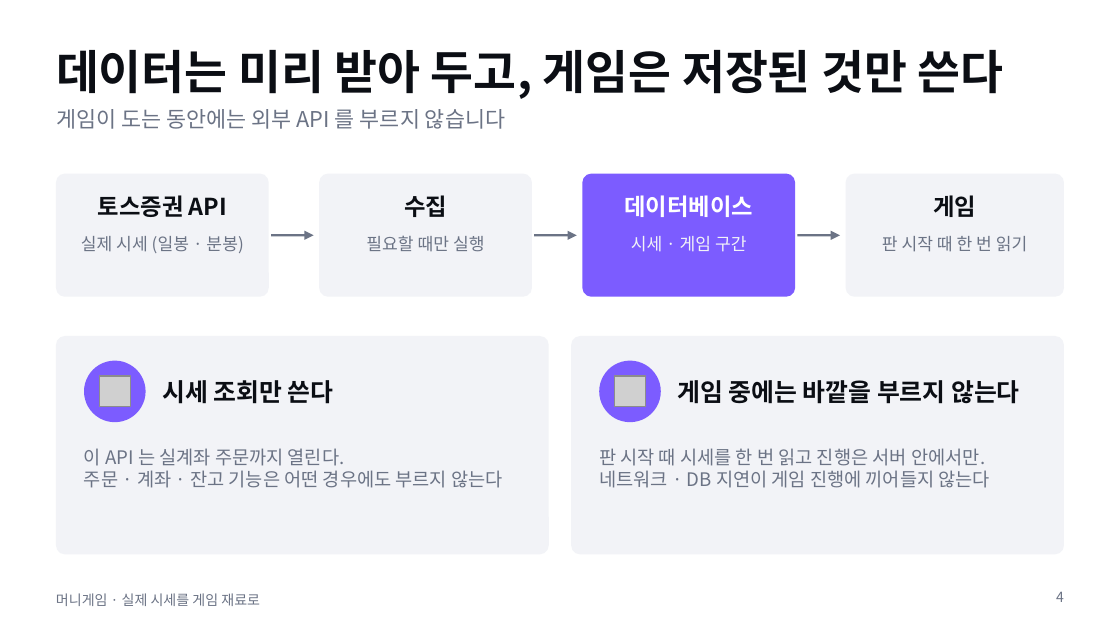
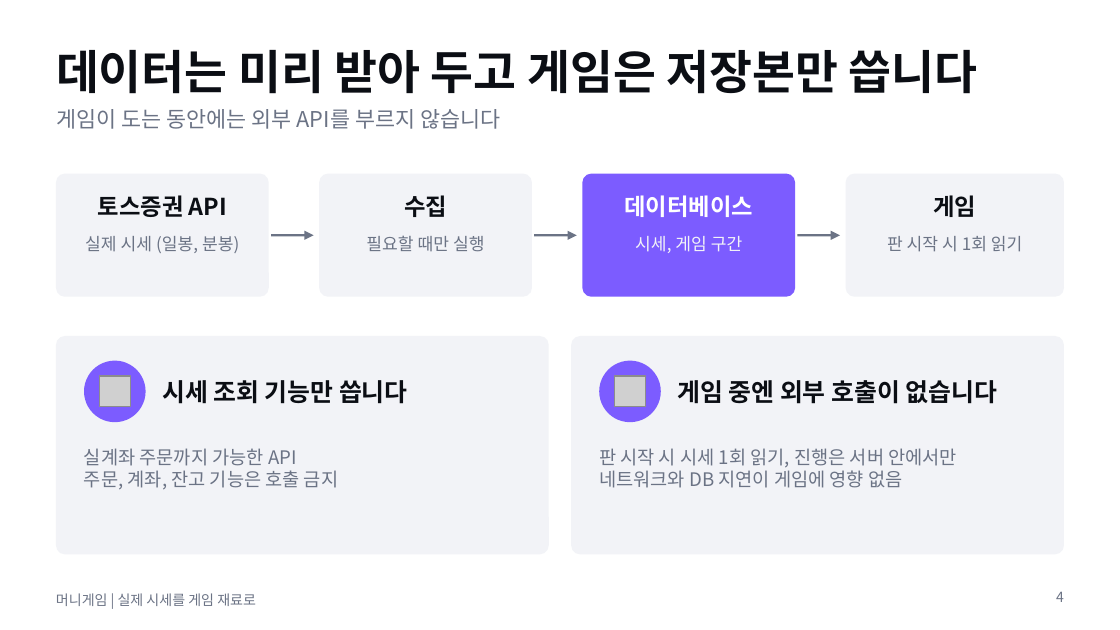
Before and after one commit to mth1108/money_game, a slide deck: slide 4 of presentations/01-data/moneygame-progress.pptx. Drawn at 1120x630 pixels with LibreOffice and Linux fonts; fonts in the diff are those of the drawing; grey boxes stand for pictures. Boxes give left, top, right and bottom in pixels: in the first picture for what was removed or moved away, otherwise in the second. Text is boxed around its words. In the diff, an @@ line names an element or a change of style, - is before the commit and + after.

```diff
--- a/presentations/01-data/moneygame-progress.pptx
+++ b/presentations/01-data/moneygame-progress.pptx
@@ title at (56,50,978,94): text changed @@
-데이터는 미리 받아 두고, 게임은 저장된 것만 쓴다
+데이터는 미리 받아 두고 게임은 저장본만 씁니다
@@ text at (56,109,500,129): spaces changed @@
-게임이 도는 동안에는 외부 API 를 부르지 않습니다
+게임이 도는 동안에는 외부 API를 부르지 않습니다
@@ text at (85,236,239,253): text changed @@
-실제 시세 (일봉 · 분봉)
+실제 시세 (일봉, 분봉)
@@ text at (635,236,743,253): text changed @@
-시세 · 게임 구간
+시세, 게임 구간
@@ text at (887,236,1023,252): text changed @@
-판 시작 때 한 번 읽기
+판 시작 시 1회 읽기
@@ text at (162,380,408,404): text changed @@
-시세 조회만 쓴다
+시세 조회 기능만 씁니다
@@ text at (678,380,997,404): text changed @@
-게임 중에는 바깥을 부르지 않는다
+게임 중엔 외부 호출이 없습니다
@@ text at (84,448,338,489): text changed @@
-이 API 는 실계좌 주문까지 열린다.
-주문 · 계좌 · 잔고 기능은 어떤 경우에도 부르지 않는다
+실계좌 주문까지 가능한 API
+주문, 계좌, 잔고 기능은 호출 금지
@@ text at (599,448,957,488): text changed @@
-판 시작 때 시세를 한 번 읽고 진행은 서버 안에서만.
-네트워크 · DB 지연이 게임 진행에 끼어들지 않는다
+판 시작 시 시세 1회 읽기, 진행은 서버 안에서만
+네트워크와 DB 지연이 게임에 영향 없음
@@ text at (56,593,256,606): text changed @@
-머니게임 · 실제 시세를 게임 재료로
+머니게임 | 실제 시세를 게임 재료로
```
Also in this commit, not shown: 11 other slides changed, 2 other files.
